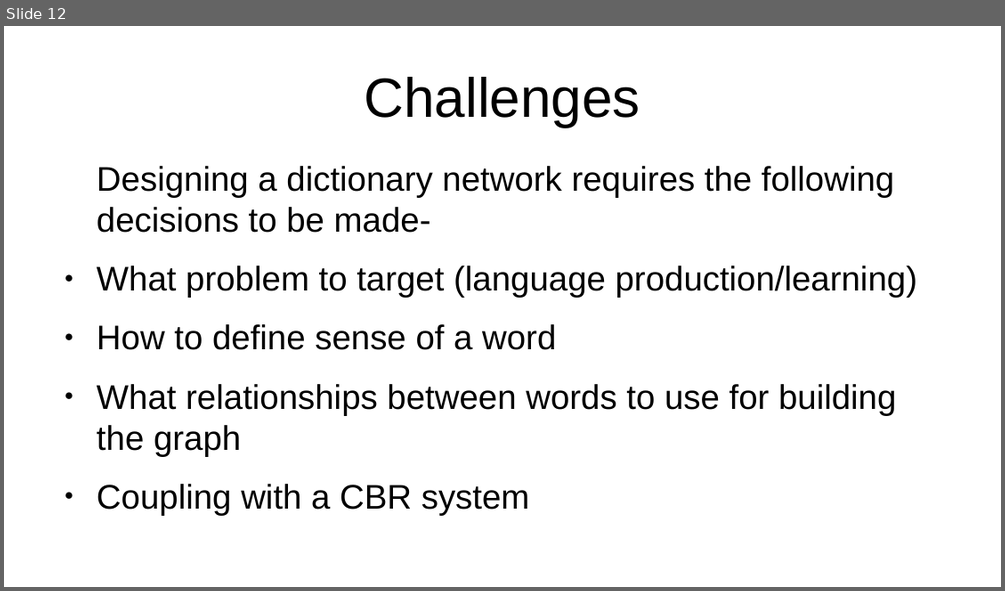
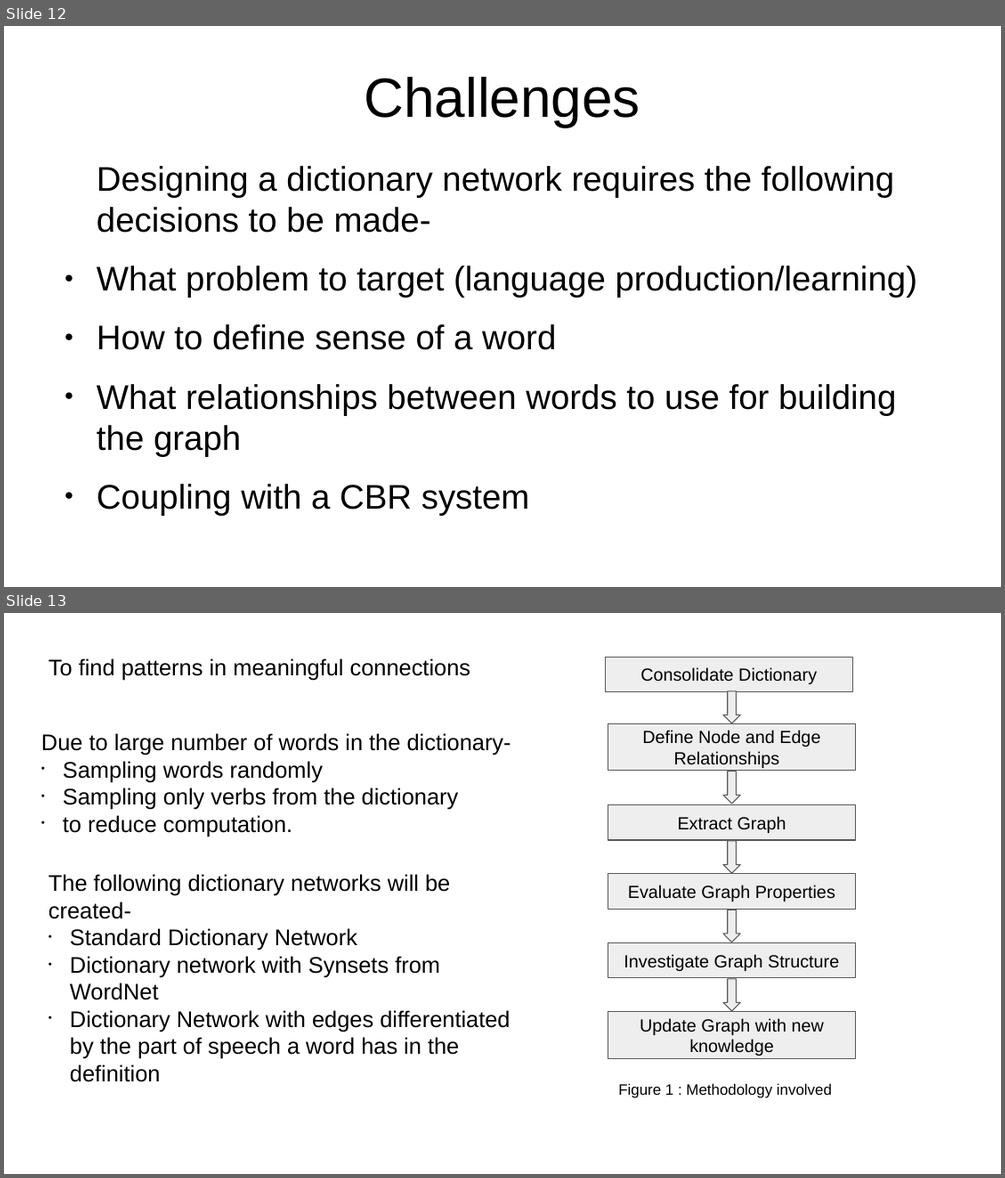
Before and after one commit to shandilya1998/CS6251-project, a slide deck: Project-ppt.odp. Shown one above the other, each under a label of ours: slide 12 before the commit, slides 12 and 13 after it. The pictures are 1005x591 and 1005x1178 pixels, drawn with LibreOffice and Linux fonts; fonts in the diff are those of the drawing. Boxes give left, top, right and bottom in pixels: in the first picture for what was removed or moved away, otherwise in the second. Text is boxed around its words. In the diff, an @@ line names an element or a change of style, - is before the commit and + after.

Commit message:
commit presentation

```diff
--- a/Project-ppt.odp
+++ b/Project-ppt.odp
@@ slide 13 added at (4,613,1001,1174), background #FFFFFF @@
@@ text added at (48,658,470,680), 18 pt, text #000000 @@
+To find patterns in meaningful connections
@@ rectangle added at (606,657,852,691), fill #EEEEEE, outline #595959 0.74 pt, 14 pt, text #000000 @@
+Consolidate Dictionary
@@ down arrow added at (723,690,740,723), fill #EEEEEE, outline #595959 0.74 pt @@
@@ text added at (41,733,511,836), 18 pt, text #000000 @@
+Due to large number of words in the dictionary-
+• Sampling words randomly
+• Sampling only verbs from the dictionary
+• to reduce computation.
@@ rectangle added at (608,723,855,771), fill #EEEEEE, outline #595959 0.74 pt, 14 pt, text #000000 @@
+Define Node and Edge Relationships
@@ down arrow added at (723,771,740,803), fill #EEEEEE, outline #595959 0.74 pt @@
@@ rectangle added at (608,804,855,840), fill #EEEEEE, outline #595959 0.74 pt, 14 pt, text #000000 @@
+Extract Graph
@@ down arrow added at (723,841,740,874), fill #EEEEEE, outline #595959 0.74 pt @@
@@ text added at (48,874,510,1082), 18 pt, text #000000 @@
+The following dictionary networks will be created-
+• Standard Dictionary Network
+• Dictionary network with Synsets from WordNet
+• Dictionary Network with edges differentiated by the part of speech a word has in the definition
@@ rectangle added at (608,874,855,908), fill #EEEEEE, outline #595959 0.74 pt, 14 pt, text #000000 @@
+Evaluate Graph Properties
@@ down arrow added at (723,909,740,942), fill #EEEEEE, outline #595959 0.74 pt @@
@@ rectangle added at (608,943,855,979), fill #EEEEEE, outline #595959 0.74 pt, 14 pt, text #000000 @@
+Investigate Graph Structure
@@ down arrow added at (723,979,740,1011), fill #EEEEEE, outline #595959 0.74 pt @@
@@ rectangle added at (608,1012,855,1059), fill #EEEEEE, outline #595959 0.74 pt, 14 pt, text #000000 @@
+Update Graph with new knowledge
@@ text added at (618,1083,832,1098), 12 pt, text #000000 @@
+Figure 1 : Methodology involved
```
Also in this commit, not shown: 1 other slide added, 1 slide removed.
